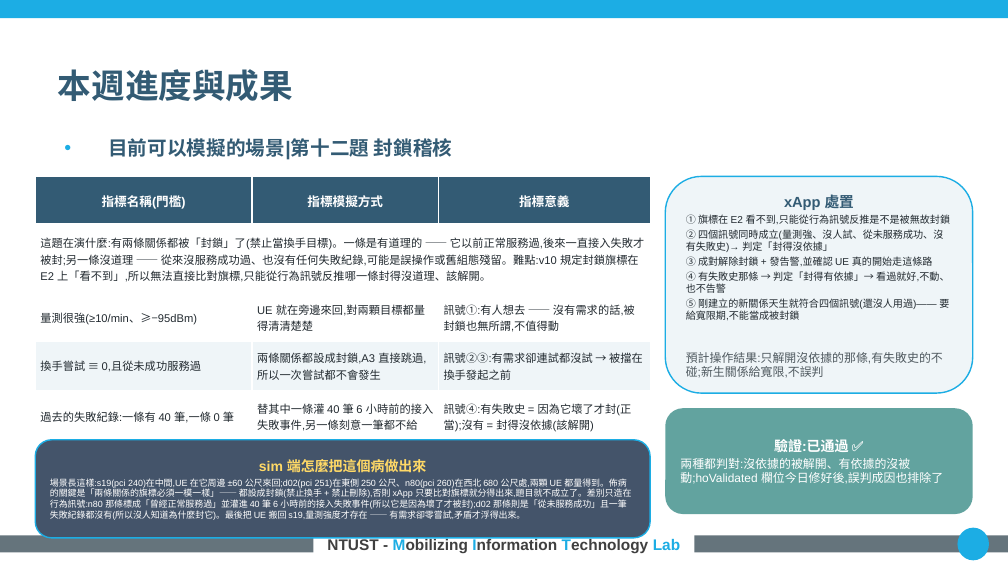
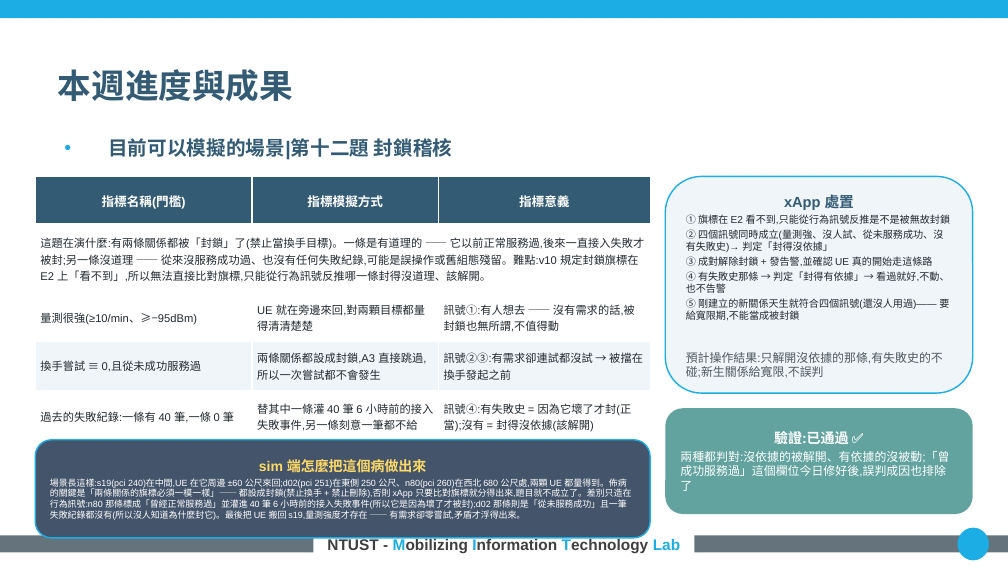
Before and after one commit to kimOuO/RAN-sim-OAI, a slide deck: slide 15 of docs/report/8_27_進度報告_v10十二題.pptx. Drawn at 1008x567 pixels with LibreOffice and Linux fonts; fonts in the diff are those of the drawing; background and template pictures are left out. Boxes give left, top, right and bottom in pixels: in the first picture for what was removed or moved away, otherwise in the second. Text is boxed around its words. In the diff, an @@ line names an element or a change of style, - is before the commit and + after.

```diff
--- a/docs/report/8_27_進度報告_v10十二題.pptx
+++ b/docs/report/8_27_進度報告_v10十二題.pptx
@@ text in rounded rectangle at (680,451,949,491): text changed @@
-兩種都判對:沒依據的被解開、有依據的沒被動;hoValidated 欄位今日修好後,誤判成因也排除了
+兩種都判對:沒依據的被解開、有依據的沒被動;「曾成功服務過」這個欄位今日修好後,誤判成因也排除了
```
Also in this commit, not shown: 12 other slides changed.
